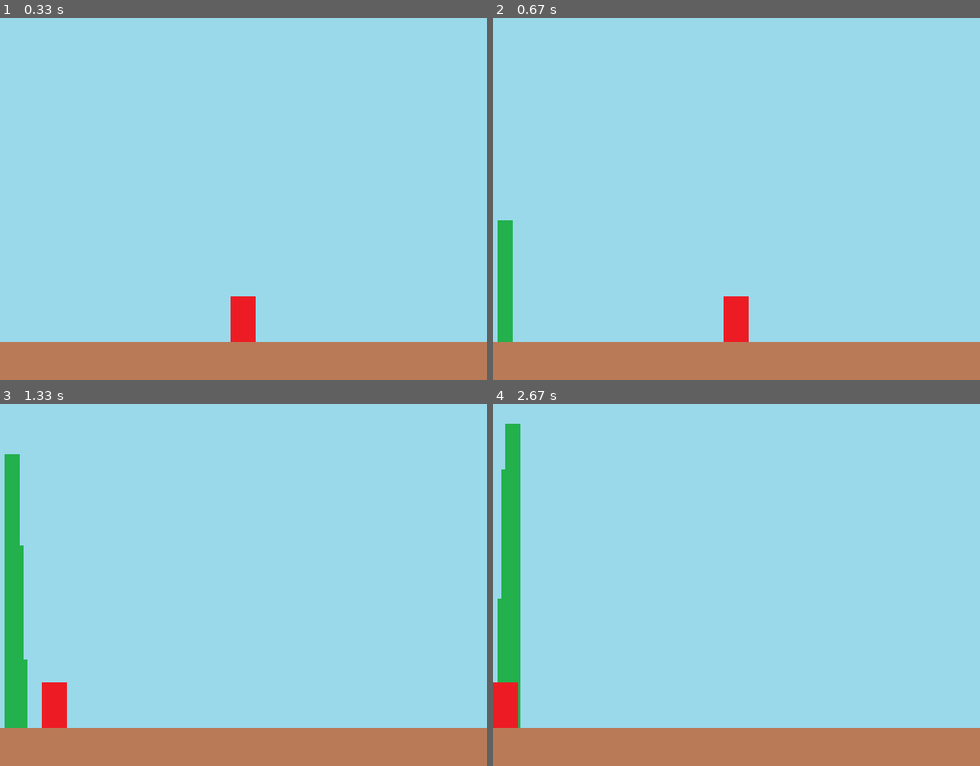
Above: before the commit, frames 1-4 (two rows, left to right).
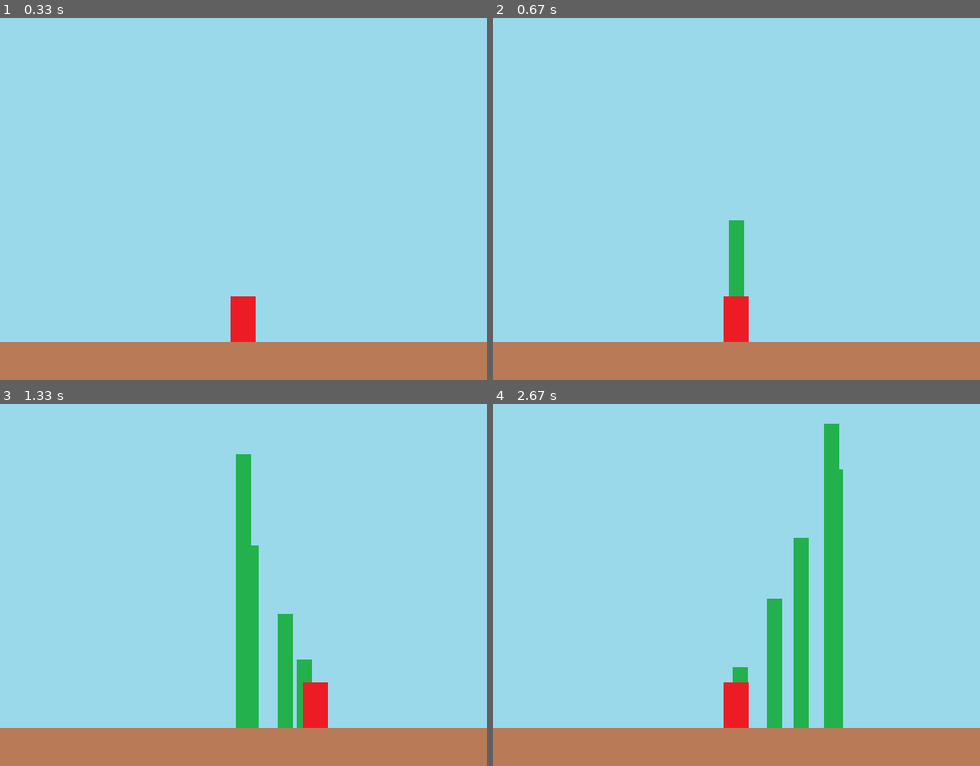
Above: after the commit, the same moments.

Repository: vanilla-punches/Python
Game: pygame game, started from pygame_project/2_weapon_keyevent.py
The game is run twice, just before and just after one commit, with the same random seed, the same clock (stepped at 60 frames per second) and the same inputs.
Inputs:
- Up to frame 1 (0.33 s): no input
- Up to frame 2 (0.67 s): tap Space at 0.33 s
- Up to frame 3 (1.33 s): hold Right 0.67-1.13 s; tap Space at 0.73, 1.03, 1.23 s; hold Right from 1.17 s (still down)
- Up to frame 4 (2.67 s): tap Space at 1.53, 1.73, 2.03, 2.3, 2.6 s; release Right at 1.63 s; hold Left 1.67-2.2 s; hold Left 2.23-2.63 s

Frame 1 is identical in both runs. In frame 2, 1.7% of the frame differs, in the area x 0-52%, y 55-90%; in frame 3, 8.7%; in frame 4, 10%, in the area x 0-72%, y 5-90%.

Commit message:
[Game 2] 2. Weapon and keyboard event

Diff:
--- a/pygame_project/2_weapon_keyevent.py
+++ b/pygame_project/2_weapon_keyevent.py
@@ -63,19 +63,20 @@
     for event in pygame.event.get():
         if event.type == pygame.QUIT:
             running = False
+
         if event.type == pygame.KEYDOWN:
             if event.key == pygame.K_LEFT:
                 character_to_x -= character_speed
-            if event.key == pygame.K_RIGHT:
+            elif event.key == pygame.K_RIGHT:
                 character_to_x += character_speed
-            elif event.key == pygame.K_SPACE: # For weapon use
-                weapon_x_pos = character_to_x + (character_width / 2) - (weapon_width / 2)
+            elif event.key == pygame.K_SPACE:
+                weapon_x_pos = character_x_pos + (character_width / 2) - (weapon_width / 2)
                 weapon_y_pos = character_y_pos
                 weapons.append([weapon_x_pos, weapon_y_pos])
 
         if event.type == pygame.KEYUP:
             if event.key == pygame.K_LEFT or event.key == pygame.K_RIGHT:
-                character_x_pos = 0
+                character_to_x = 0
 
     # 3. Game character location
     character_x_pos += character_to_x
